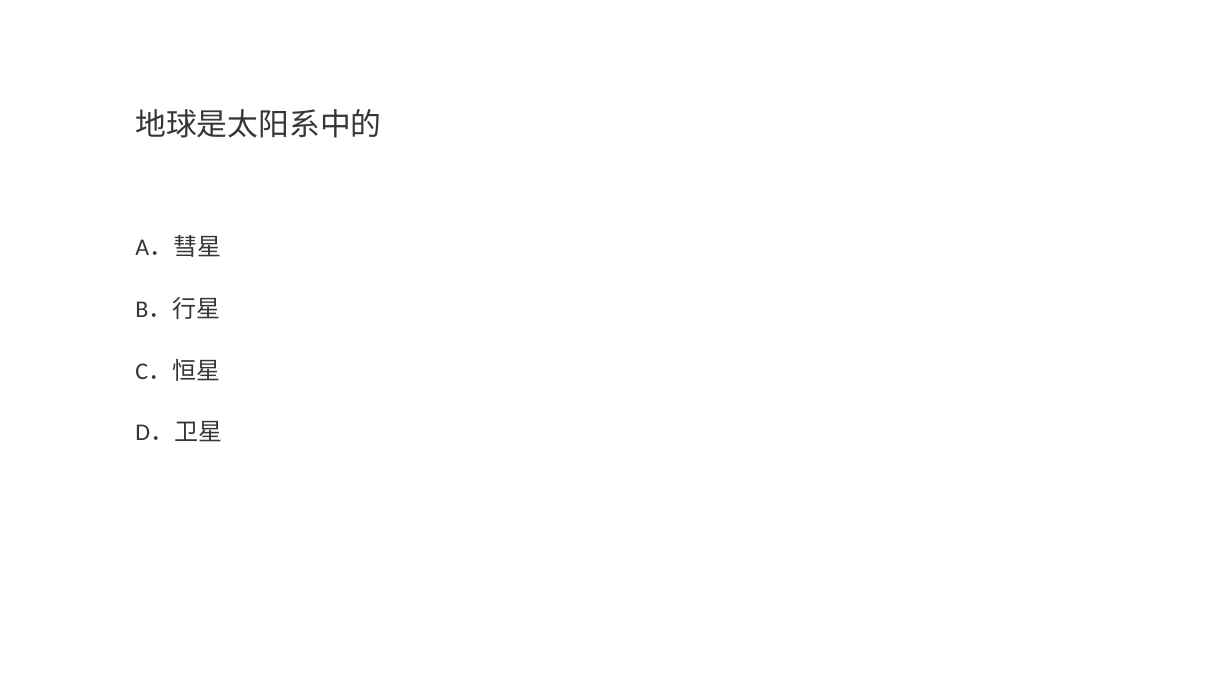
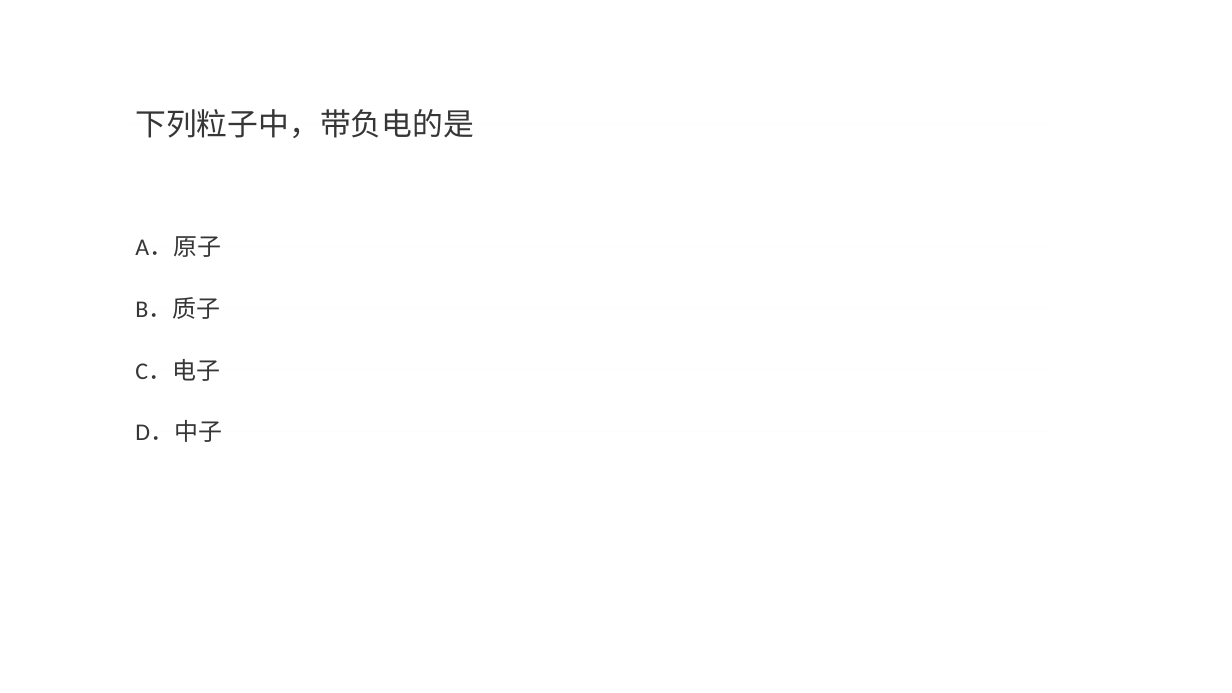
Before and after one commit to momoko8443/mang_project, a slide deck: slide 1 of question.pptx. Drawn at 1232x693 pixels with LibreOffice and Linux fonts; fonts in the diff are those of the drawing. Boxes give left, top, right and bottom in pixels: in the first picture for what was removed or moved away, otherwise in the second. Text is boxed around its words. In the diff, an @@ line names an element or a change of style, - is before the commit and + after.

```diff
--- a/question.pptx
+++ b/question.pptx
@@ text at box(135, 109, 474, 138): text changed @@
-地球是太阳系中的
+下列粒子中，带负电的是
@@ text at box(135, 236, 221, 257): text changed @@
-A．彗星
+A．原子
@@ text at box(135, 297, 220, 319): text changed @@
-B．行星
+B．质子
@@ text at box(135, 359, 220, 381): text changed @@
-C．恒星
+C．电子
@@ text at box(135, 420, 222, 442): text changed @@
-D．卫星
+D．中子
```
Also in this commit, not shown: 3 other slides changed, 2 slides added, 4 slides removed, 20 other files.
